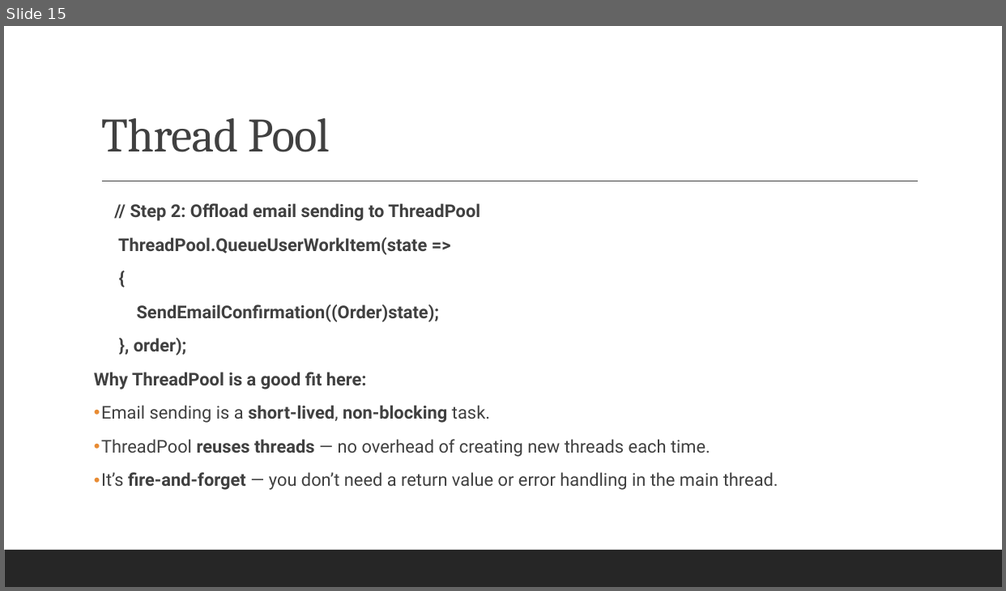
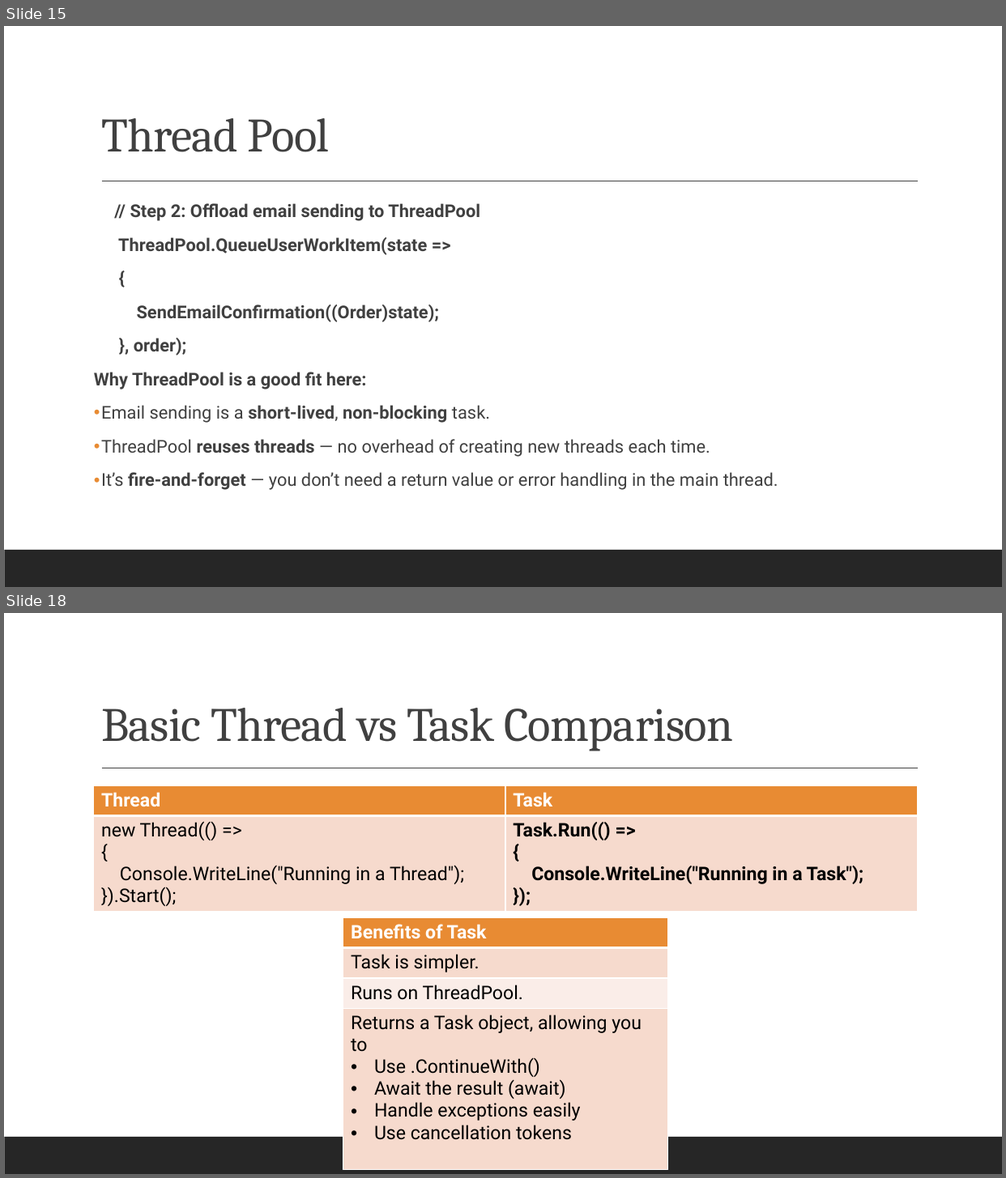
Before and after one commit to bhushanpoojary/MultiThreadingDotNet, a slide deck: PPT/Mastering Multithreading in DotNet.pptx. Shown one above the other, each under a label of ours: slide 15 before the commit, slides 15 and 18 after it; the slides between them are not shown. The pictures are 1006x591 and 1006x1178 pixels, drawn with LibreOffice and Linux fonts; fonts in the diff are those of the drawing. Boxes give left, top, right and bottom in pixels: in the first picture for what was removed or moved away, otherwise in the second. Text is boxed around its words. In the diff, an @@ line names an element or a change of style, - is before the commit and + after.

Commit message:
Renamed the file for threadpool and added details for task in PPT

```diff
--- a/PPT/Mastering Multithreading in DotNet.pptx
+++ b/PPT/Mastering Multithreading in DotNet.pptx
@@ slide 18 added at (x1=4, y1=613, x2=1002, y2=1174), background #FFFFFF; not listed: 2 template elements that a slide beside it also shows @@
@@ title added at (x1=101, y1=708, x2=733, y2=752), 46 pt, text #404040 @@
+Basic Thread vs Task Comparison
@@ table added at (x1=94, y1=786, x2=918, y2=914), 2 rows, 2 columns @@
+Thread | Task
+new Thread(() => / { / Console.WriteLine("Running in a Thread"); / }).Start(); | Task.Run(() => / { / Console.WriteLine("Running in a Task"); / });
@@ table added at (x1=343, y1=918, x2=667, y2=1152), 4 rows, 1 columns @@
+Benefits of Task
+Task is simpler.
+Runs on ThreadPool.
+Returns a Task object, allowing you to / Use .ContinueWith() / Await the result (await) / Handle exceptions easily / Use cancellation tokens
```
Also in this commit, not shown: 1 slide changed, 3 other slides added, 3 other files.
